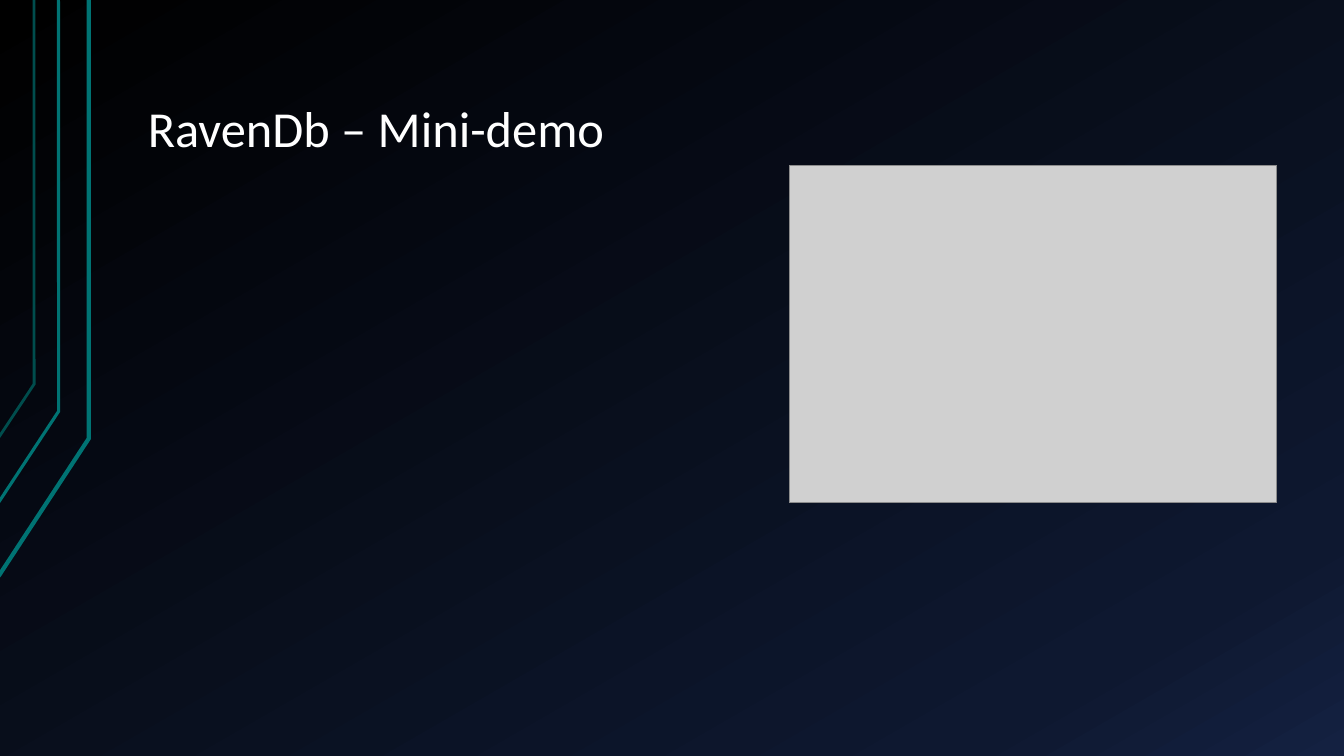
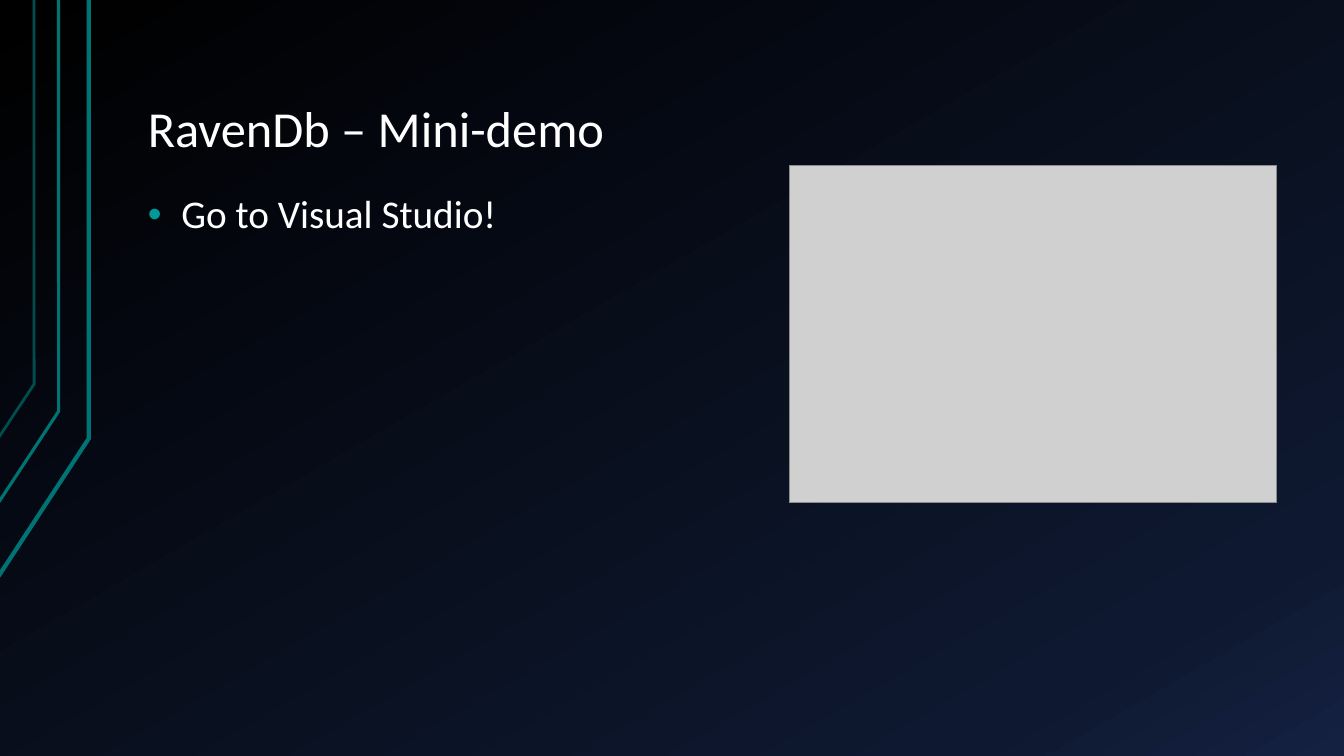
Before and after one commit to StachuDotNet/Guesstimate_talk, a slide deck: slide 16 of Assets/talk.pptx. Drawn at 1344x756 pixels with LibreOffice and Linux fonts; fonts in the diff are those of the drawing; grey boxes stand for pictures. Boxes give left, top, right and bottom in pixels: in the first picture for what was removed or moved away, otherwise in the second. Text is boxed around its words. In the diff, an @@ line names an element or a change of style, - is before the commit and + after.

```diff
--- a/Assets/talk.pptx
+++ b/Assets/talk.pptx
@@ text added at box(181, 200, 497, 229), 28 pt, text #FFFFFF @@
+• Go to Visual Studio!
```
Also in this commit, not shown: 7 other slides changed, 2 slides added, 3 slides removed, 5 other files.
